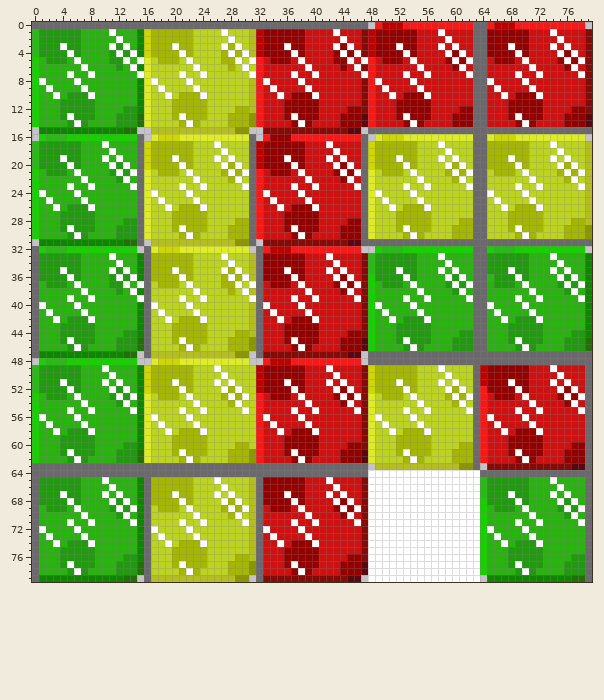
Two versions of one sprite sheet, Source/Graphics/MainMenuScene.png. The first picture shows the starting point.
The file is 80x80 pixels.
Now the later version:
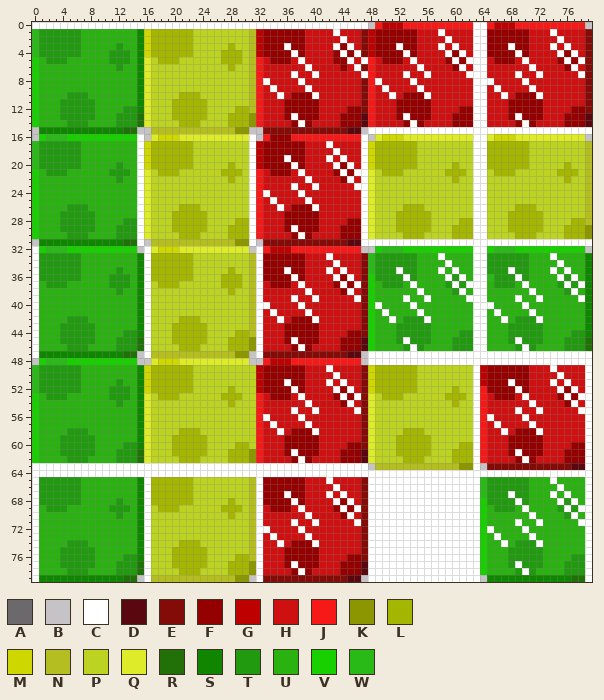
Palette (. is transparent): A #6b696b  B #c6c3c6  C #ffffff  D #5a0810  E #840c08  F #940000  G #bd0000  H #ce1010  J #f71818  K #8c9600  L #a5b600  M #ced700  N #b5be21  P #bdd321  Q #deeb29  R #217108  S #108600  T #219a10  U #29b210  V #18cf00  W #29ba18
Diff:
Changed rows in their new state; - is an unchanged pixel.
first column x 0:
 0 CCCCCCCCCCCCCCCCCCCCCCCCCCCCCCCCCCCCCCCCCCCCCCCC---------------CC---------------
 1 -----------U---------------P-----------------------------------CC---------------
 2 ------------U---------------P----------------------------------CC---------------
 3 ----T------U-U------L------P-P---------------------------------CC---------------
 4 -----T------T-U------L------L-P--------------------------------CC---------------
 5 ------U------T-S------P------L-N-------------------------------CC---------------
 6 -------U------U--------P------PN-------------------------------CC---------------
 7 -----U--U------S-----P--P------N-------------------------------CC---------------
 8 -U----U----------P----P----------------------------------------CC---------------
 9 --U----U----------P----P---------------------------------------CC---------------
10 ---U----U----------P----P--------------------------------------CC---------------
11 ---------------------------------------------------------------CC---------------
12 ---------------------------------------------------------------CC---------------
13 -----T---------------L-----------------------------------------CC---------------
14 ------T---------------L----------------------------------------CC---------------
15 ------------------------------------------------CCCCCCCCCCCCCCCCCCCCCCCCCCCCCCCC
16 ---------------C---------------C---------------C---------------CC---------------
17 ----------U----C----------P----C---------------C----------P----CC---------P-----
18 -----------U---C-----------P---C---------------C-----------P---CC----------P----
19 ----T-----U-U--C----L-----P-P--C---------------C----L-----P-P--CC---L-----P-P---
20 -----T-----U-U-C-----L-----P-P-C---------------C-----L-----P-P-CC----L-----P-P--
21 ------U-----T-UC------P-----L-PC---------------C------P-----L-PCC-----P-----L-P-
22 -------U-----U-C-------P-----P-C---------------C-------P-----P-CC------P-----P--
23 -----U--U-----UC-----P--P-----PC---------------C-----P--P-----PCC----P--P-----P-
24 -U----U--------C-P----P--------C---------------C-P----P--------CCP----P---------
25 --U----U-------C--P----P-------C---------------C--P----P-------CC-P----P--------
26 ---U----U------C---P----P------C---------------C---P----P------CC--P----P-------
27 ---------------C---------------C---------------C---------------CC---------------
28 ---------------C---------------C---------------C---------------CC---------------
29 -----T---------C-----L---------C---------------C-----L---------CC----L----------
30 ------T--------C------L--------C---------------C------L--------CC-----L---------
31 ---------------C---------------C---------------CCCCCCCCCCCCCCCCCCCCCCCCCCCCCCCCC
32 C---------------C---------------C------------------------------CC---------------
33 C----------U----C----------P----C------------------------------CC---------------
34 C-----------U---C-----------P---C------------------------------CC---------------
35 C---T------U-U--C---L------P-P--C------------------------------CC---------------
36 C----T------T-U-C----L------L-P-C------------------------------CC---------------
37 C-----U------T-SC-----P------L-NC------------------------------CC---------------
38 C------U------U-C------P------P-C------------------------------CC---------------
39 C----U--U------SC----P--P------NC------------------------------CC---------------
40 CU----U---------CP----P---------C------------------------------CC---------------
41 C-U----U--------C-P----P--------C------------------------------CC---------------
42 C--U----U-------C--P----P-------C------------------------------CC---------------
43 C---------------C---------------C------------------------------CC---------------
44 C---------------C---------------C------------------------------CC---------------
45 C----T----------C----L----------C------------------------------CC---------------
46 C-----T---------C-----L---------C------------------------------CC---------------
47 C---------------C---------------C---------------CCCCCCCCCCCCCCCCCCCCCCCCCCCCCCCC
48 ------------------------------------------------CCCCCCCCCCCCCCCCCCCCCCCCCCCCCCCC
49 ----------U---------------P-------------------------------P----C---------------C
50 -----------U---------------P-------------------------------P---C---------------C
51 ----T-----U-T-------L-----P-P-----------------------L-----P-P--C---------------C
52 -----T-----T-T-------L-----P-P-----------------------L-----P-P-C---------------C
53 ------U-----T-U-------P-----L-P-----------------------P-----L-PC---------------C
54 -------U-----U---------P-----P-------------------------P-----P-C---------------C
55 -----U--U-----U------P--P-----P----------------------P--P-----PC---------------C
56 -U----U----------P----P--------------------------P----P--------C---------------C
57 --U----U----------P----P--------------------------P----P-------C---------------C
58 ---U----U----------P----P--------------------------P----P------C---------------C
59 ---------------------------------------------------------------C---------------C
60 ---------------------------------------------------------------C---------------C
61 -----T---------------L-------------------------------L---------C---------------C
62 ------T---------------L-------------------------------L--------C---------------C
63 CCCCCCCCCCCCCCCCCCCCCCCCCCCCCCCCCCCCCCCCCCCCCCCC---------------C---------------C
64 CCCCCCCCCCCCCCCCCCCCCCCCCCCCCCCCCCCCCCCCCCCCCCCC----------------CCCCCCCCCCCCCCCC
65 C---------U-----C---------P-----C----------------------------------------------C
66 C----------U----C----------P----C----------------------------------------------C
67 C---T-----U-U---C---L-----P-P---C----------------------------------------------C
68 C----T-----U-U--C----L-----P-P--C----------------------------------------------C
69 C-----U-----T-U-C-----P-----L-P-C----------------------------------------------C
70 C------U-----U--C------P-----P--C----------------------------------------------C
71 C----U--U-----U-C----P--P-----P-C----------------------------------------------C
72 CU----U---------CP----P---------C----------------------------------------------C
73 C-U----U--------C-P----P--------C----------------------------------------------C
74 C--U----U-------C--P----P-------C----------------------------------------------C
75 C---------------C---------------C----------------------------------------------C
76 C---------------C---------------C----------------------------------------------C
77 C----T----------C----L----------C----------------------------------------------C
78 C-----T---------C-----L---------C----------------------------------------------C
79 C---------------C---------------C----------------------------------------------C
